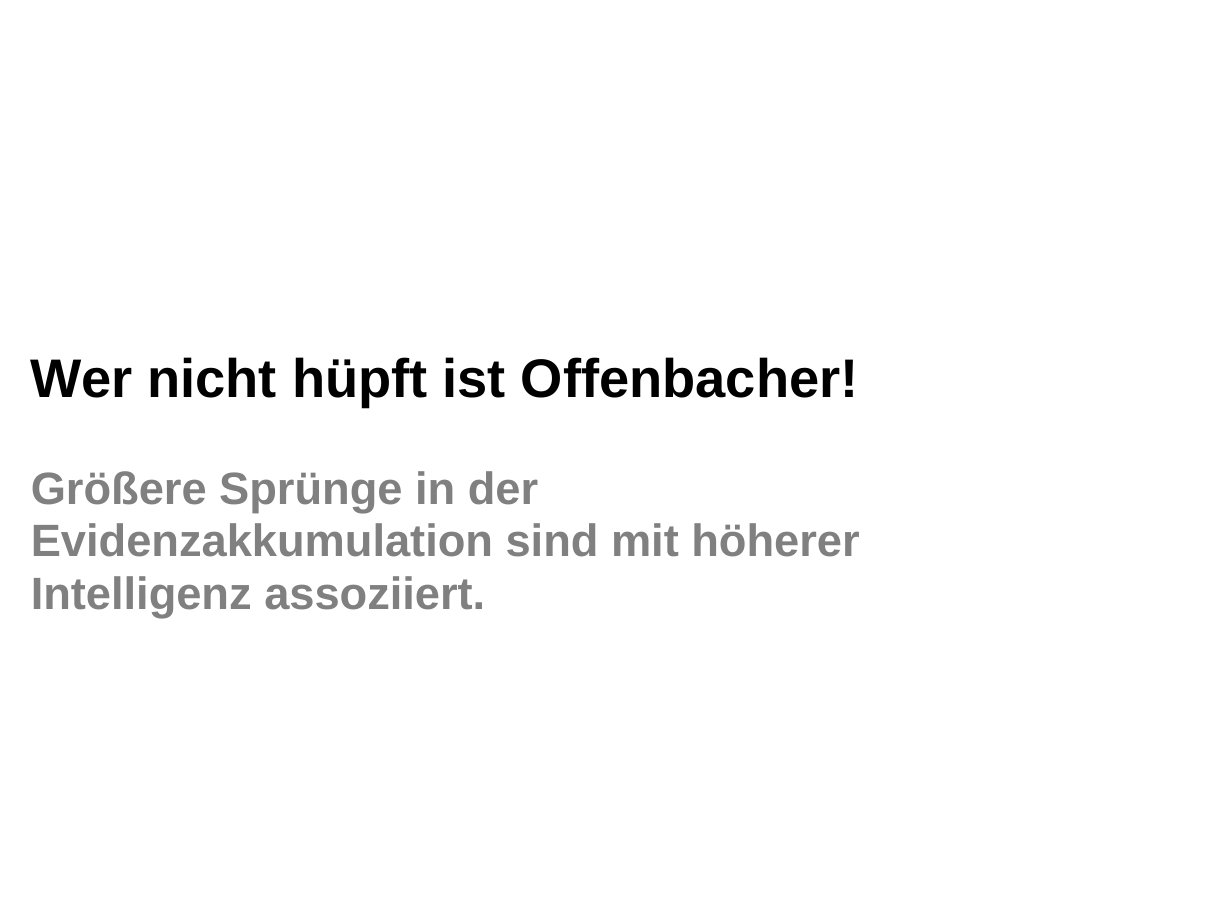
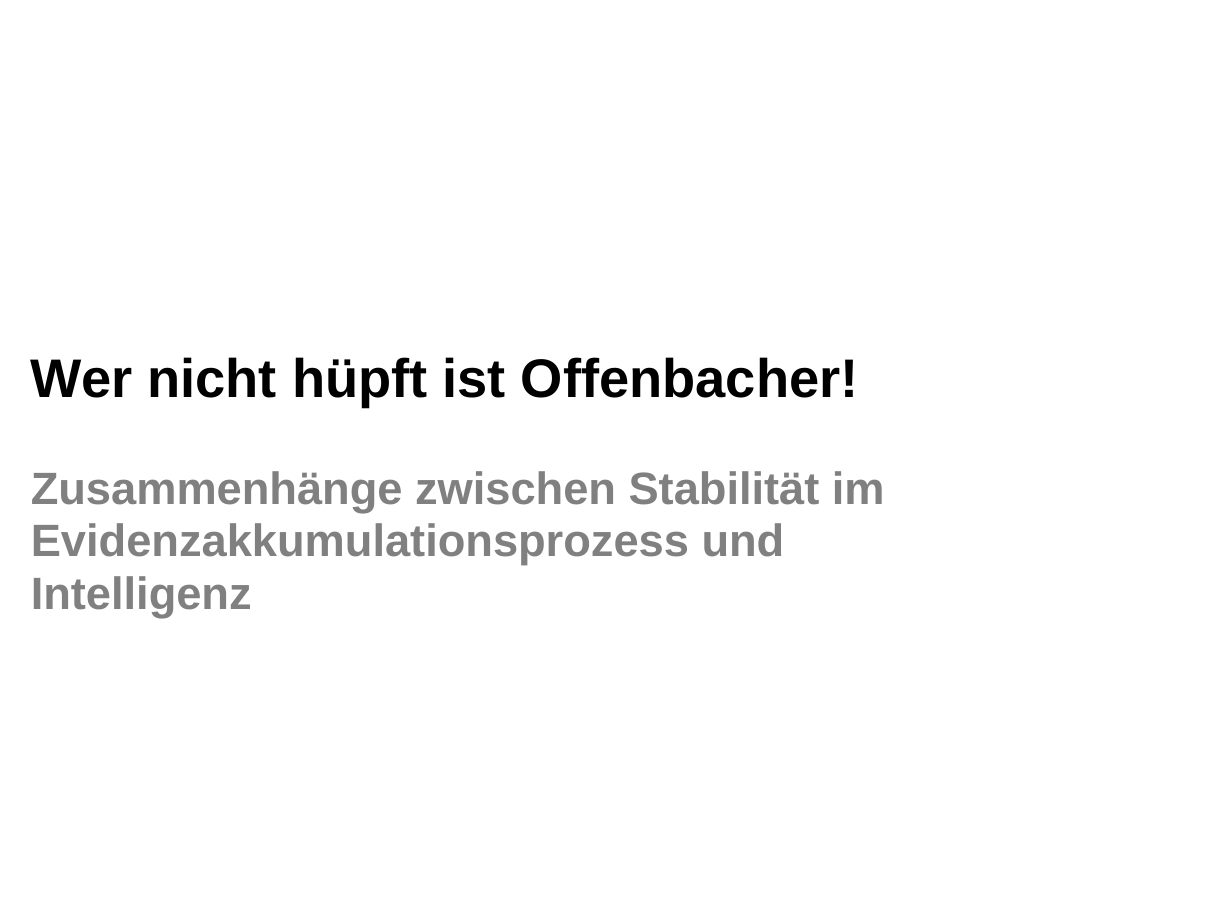
Before and after one commit to SLesche/levy-intelligence, a slide deck: slide 1 of presentations/levy_presentation.pptx. Drawn at 1232x924 pixels with LibreOffice and Linux fonts; fonts in the diff are those of the drawing; background and template pictures are left out. Boxes give left, top, right and bottom in pixels: in the first picture for what was removed or moved away, otherwise in the second. Text is boxed around its words. In the diff, an @@ line names an element or a change of style, - is before the commit and + after.

```diff
--- a/presentations/levy_presentation.pptx
+++ b/presentations/levy_presentation.pptx
@@ title at (x1=31, y1=357, x2=885, y2=619): text changed @@
-Wer nicht hüpft ist Offenbacher!
-Größere Sprünge in der Evidenzakkumulation sind mit höherer Intelligenz assoziiert.
+Wer nicht hüpft ist Offenbacher!
+Zusammenhänge zwischen Stabilität im Evidenzakkumulationsprozess und Intelligenz
```
Also in this commit, not shown: 19 other slides changed, 3 slides added, 2 slides removed.
